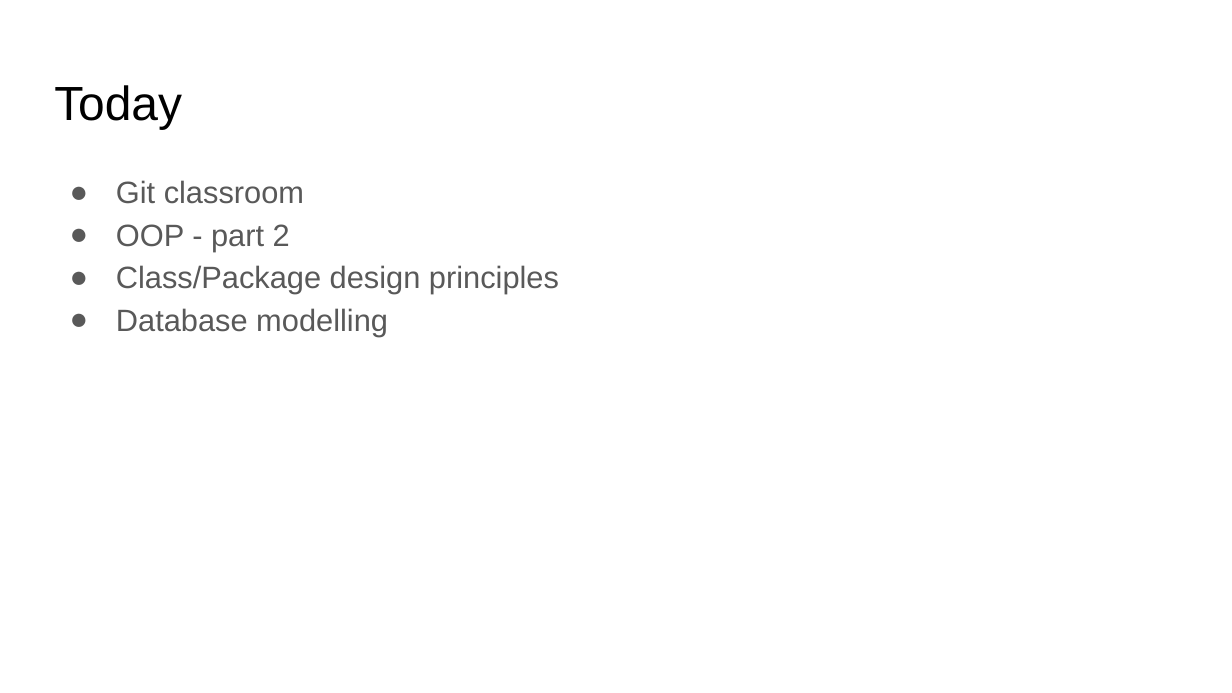
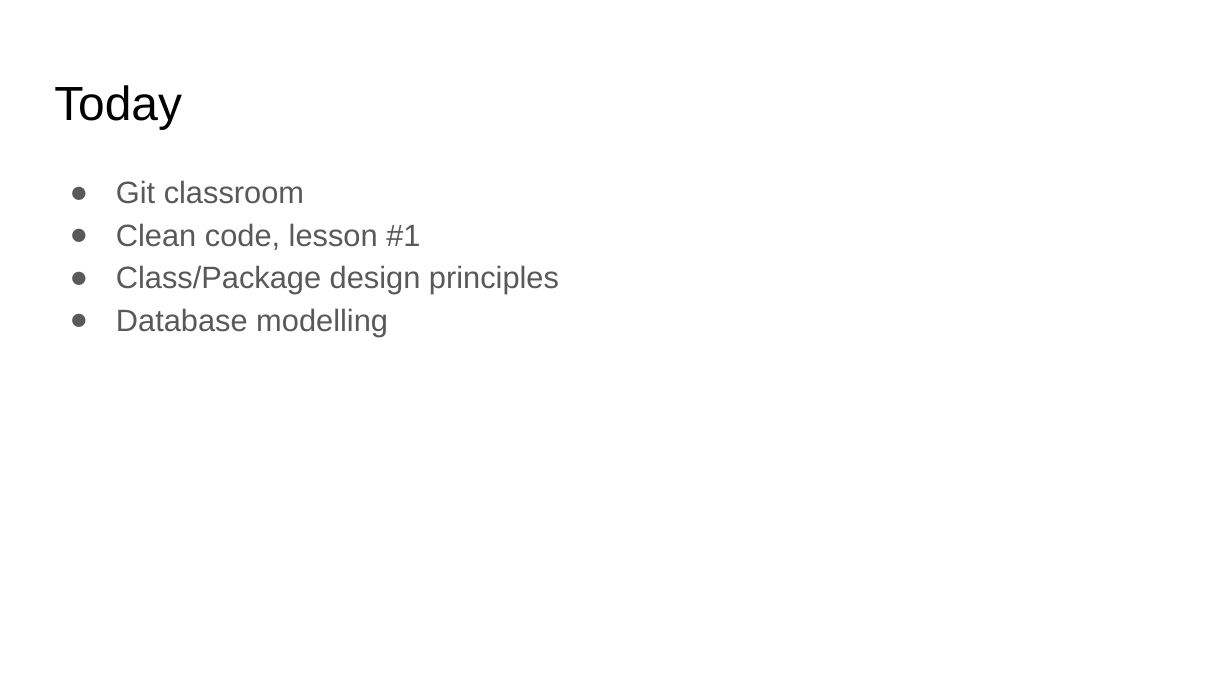
Before and after one commit to coroveiandrei/UTCNSoftwareDesignLab, a slide deck: slide 2 of lab2/Slides.pptx. Drawn at 1232x693 pixels with LibreOffice and Linux fonts; fonts in the diff are those of the drawing. Boxes give left, top, right and bottom in pixels: in the first picture for what was removed or moved away, otherwise in the second. Text is boxed around its words. In the diff, an @@ line names an element or a change of style, - is before the commit and + after.

```diff
--- a/lab2/Slides.pptx
+++ b/lab2/Slides.pptx
@@ text at (116,223,420,250): text changed @@
-● OOP - part 2
+● Clean code, lesson #1
```
Also in this commit, not shown: 2 other slides changed, 8 slides added, 15 slides removed.
